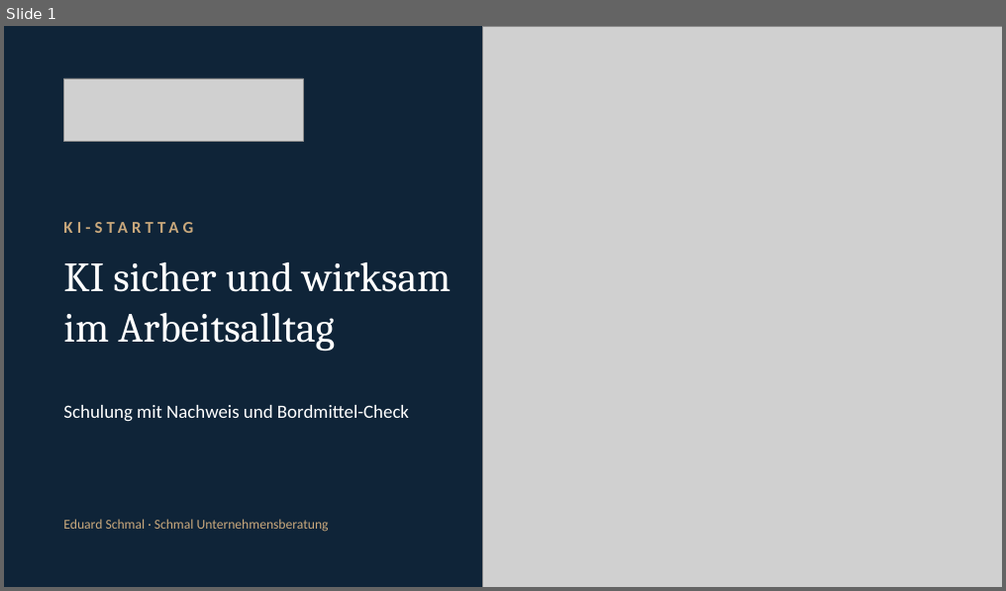
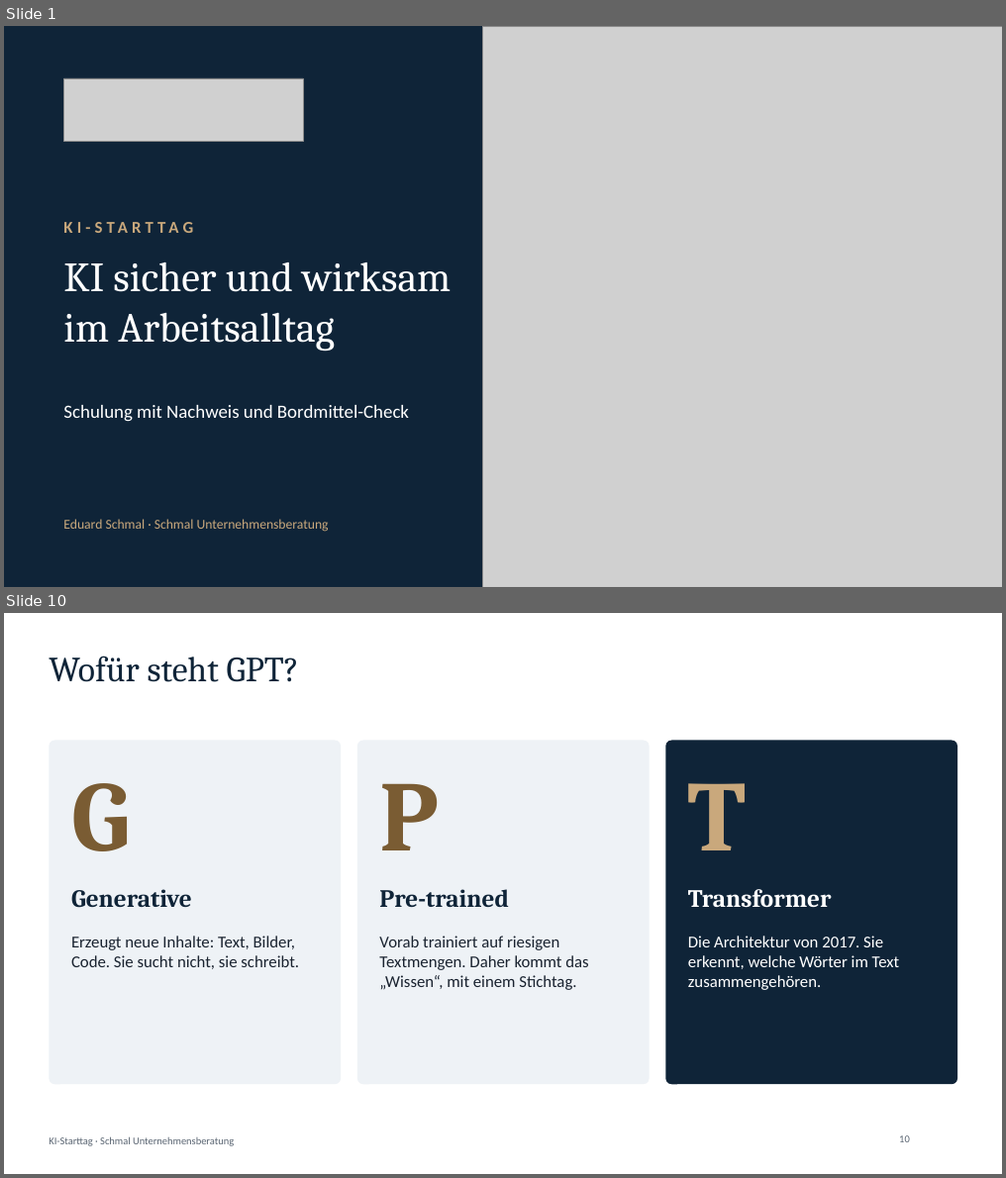
Before and after one commit to ESUnternehmensberatung/schmal-unternehmensberatung-website, a slide deck: starttag/KI-Starttag-Praesentation.pptx. Shown one above the other, each under a label of ours: slide 1 before the commit, slides 1 and 10 after it; the slides between them are not shown. The pictures are 1006x591 and 1006x1178 pixels, drawn with LibreOffice and Linux fonts; fonts in the diff are those of the drawing; grey boxes stand for pictures; background and template pictures are left out. Boxes give left, top, right and bottom in pixels: in the first picture for what was removed or moved away, otherwise in the second. Text is boxed around its words. In the diff, an @@ line names an element or a change of style, - is before the commit and + after.

```diff
--- a/starttag/KI-Starttag-Praesentation.pptx
+++ b/starttag/KI-Starttag-Praesentation.pptx
@@ slide 10 added at (4, 613, 1002, 1174), background #FFFFFF @@
@@ title added at (49, 656, 299, 682), 34 pt, text #0F2438 @@
+Wofür steht GPT?
@@ rounded rectangle added at (49, 741, 341, 1084), fill #EEF2F6 @@
@@ rounded rectangle added at (357, 741, 649, 1084), fill #EEF2F6 @@
@@ rounded rectangle added at (665, 741, 957, 1084), fill #0F2438 @@
@@ text added at (71, 783, 130, 852), 96 pt, text #7A5C33, bold @@
+G
@@ text added at (379, 783, 439, 851), 96 pt, text #7A5C33, bold @@
+P
@@ text added at (688, 783, 746, 851), 96 pt, text #C9A87C, bold @@
+T
@@ text added at (71, 889, 192, 908), 24 pt, text #0F2438, bold @@
+Generative
@@ text added at (379, 889, 508, 907), 24 pt, text #0F2438, bold @@
+Pre-trained
@@ text added at (688, 889, 832, 908), 24 pt, text #FFFFFF, bold @@
+Transformer
@@ text added at (71, 936, 299, 969), 16 pt, text #1A2330 @@
+Erzeugt neue Inhalte: Text, Bilder, Code. Sie sucht nicht, sie schreibt.
@@ text added at (379, 936, 588, 990), 16 pt, text #1A2330 @@
+Vorab trainiert auf riesigen Textmengen. Daher kommt das „Wissen“, mit einem Stichtag.
@@ text added at (688, 936, 900, 990), 16 pt, text #FFFFFF @@
+Die Architektur von 2017. Sie erkennt, welche Wörter im Text zusammengehören.
@@ text added at (49, 1137, 234, 1147), 10 pt, text #5A6572 @@
+KI-Starttag · Schmal Unternehmensberatung
@@ page number added at (899, 1136, 910, 1143), 10 pt, text #5A6572 @@
+10
```
Also in this commit, not shown: 13 slides changed, 24 other slides added, 4 other files.
